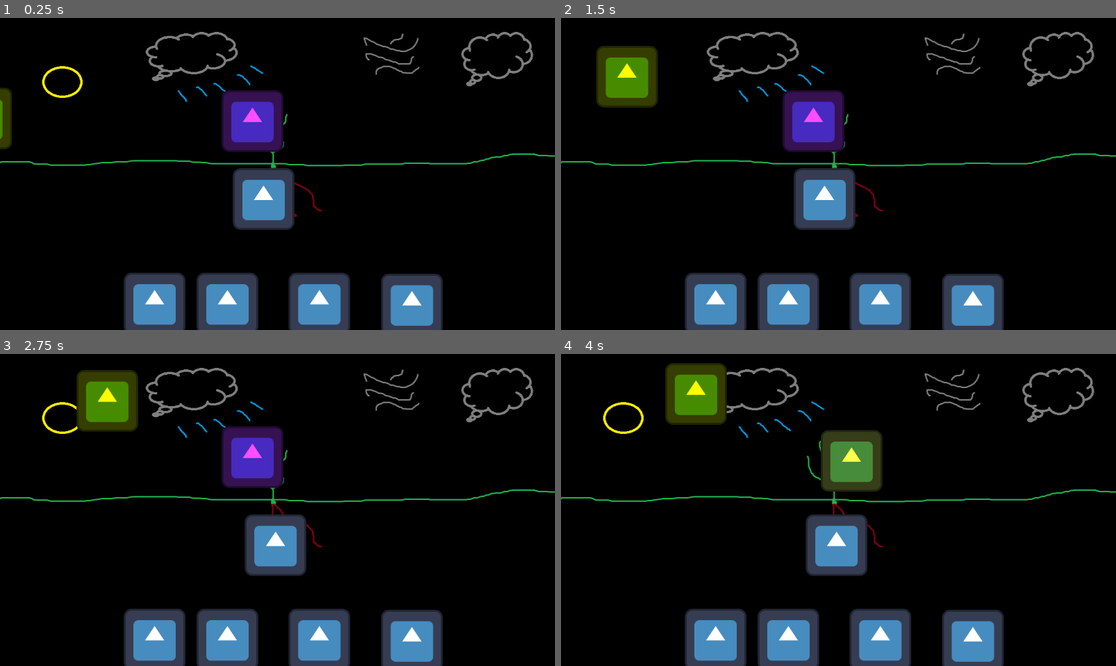
Above: before the commit, frames 1-4 (two rows, left to right).
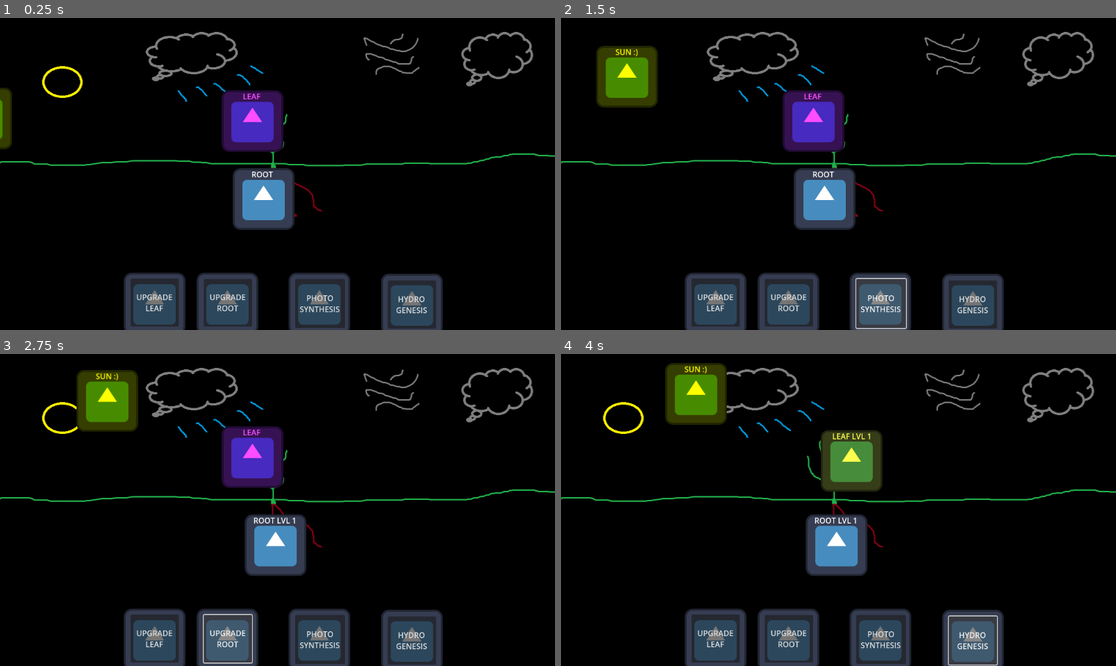
Above: after the commit, the same moments.

Repository: RadekGrzankowski/RatunkuJestemDrzewem
Game: Godot game, scene res://Scenes/Levels/my_level.tscn
Two runs of this game, one before a commit and one after it. Both use one fixed random seed, a clock stepped at 60 frames per second and the inputs below. The engine's default icon, where the game draws it, is replaced by a stand-in: a white triangle on a blue panel in a dark square.
Inputs (mouse positions are in pixels of both pictures, inside the frame that each line leads up to):
- Up to frame 1 (0.25 s): no input
- Up to frame 2 (1.5 s): click (971, 305) at 0.5 s; click (882, 305) at 1.25 s
- Up to frame 3 (2.75 s): click (227, 637) at 2 s
- Up to frame 4 (4 s): click (716, 637) at 2.75 s; click (971, 641) at 3.5 s

The runs differ from the first frame. In frame 1, 5.4% of the frame differs, in the area x 23-79%, y 24-100%; in frame 2, 5.2%; in frame 3, 5.3%; in frame 4, 5.4%.

Commit message:
Labele do UI

Diff:
--- a/Scenes/Levels/my_level.tscn
+++ b/Scenes/Levels/my_level.tscn
@@ -149,26 +149,188 @@
 position = Vector2(-104, 208)
 texture = ExtResource("2_x6d2e")
 
+[node name="Label" type="Label" parent="AnimationPlayer/PlaceholderSun"]
+offset_left = -63.0
+offset_top = -63.0
+offset_right = 62.0
+offset_bottom = 63.0
+text = "SUN :)"
+horizontal_alignment = 1
+
 [node name="PlaceholderRain" type="Sprite2D" parent="AnimationPlayer"]
 modulate = Color(0, 1, 1, 1)
 position = Vector2(-104, 50)
 texture = ExtResource("2_x6d2e")
 
+[node name="Label" type="Label" parent="AnimationPlayer/PlaceholderRain"]
+offset_left = -64.0
+offset_top = -64.0
+offset_right = 64.0
+offset_bottom = 63.0
+text = "RAIN"
+horizontal_alignment = 1
+
 [node name="PlaceholderWind" type="Sprite2D" parent="AnimationPlayer"]
 modulate = Color(0.823529, 0, 0.384314, 1)
 position = Vector2(1274, 45)
 texture = ExtResource("2_x6d2e")
 
+[node name="Label" type="Label" parent="AnimationPlayer/PlaceholderWind"]
+offset_left = -63.0
+offset_top = -64.0
+offset_right = 63.0
+offset_bottom = 63.0
+text = "WIND :O"
+horizontal_alignment = 1
+
 [node name="PlaceholderClouds" type="Sprite2D" parent="AnimationPlayer"]
 modulate = Color(0.435294, 0.411765, 0.423529, 1)
 position = Vector2(1270, 197)
 texture = ExtResource("2_x6d2e")
 
+[node name="Label" type="Label" parent="AnimationPlayer/PlaceholderClouds"]
+offset_left = -62.0
+offset_top = -63.0
+offset_right = 64.0
+offset_bottom = 64.0
+text = "CLOUDS"
+horizontal_alignment = 1
+
+[node name="Placeholder1" type="Sprite2D" parent="."]
+position = Vector2(577, 334)
+texture = ExtResource("1_ga0ca")
+
+[node name="Icon2" type="Sprite2D" parent="."]
+position = Vector2(472, 593)
+texture = ExtResource("2_x6d2e")
+
+[node name="Icon3" type="Sprite2D" parent="."]
+position = Vector2(663, 593)
+texture = ExtResource("2_x6d2e")
+
+[node name="Icon4" type="Sprite2D" parent="."]
+position = Vector2(855, 595)
+texture = ExtResource("2_x6d2e")
+
+[node name="Icon" type="Sprite2D" parent="."]
+modulate = Color(1, 0.301961, 1, 1)
+material = SubResource("CanvasItemMaterial_sv68v")
+position = Vector2(524, 214)
+texture = ExtResource("2_x6d2e")
+
+[node name="Label" type="Label" parent="Icon"]
+offset_left = -62.0
+offset_top = -63.0
+offset_right = 63.0
+offset_bottom = 63.0
+text = "LEAF "
+horizontal_alignment = 1
+
+[node name="Icon5" type="Sprite2D" parent="."]
+visible = false
+modulate = Color(1, 1, 0.305882, 1)
+position = Vector2(603, 222)
+texture = ExtResource("2_x6d2e")
+
+[node name="Label" type="Label" parent="Icon5"]
+offset_left = -62.0
+offset_top = -63.0
+offset_right = 64.0
+offset_bottom = 64.0
+text = "LEAF LVL 1"
+horizontal_alignment = 1
+
+[node name="Icon6" type="Sprite2D" parent="."]
+position = Vector2(321, 593)
+texture = ExtResource("2_x6d2e")
+
+[node name="Icon7" type="Sprite2D" parent="."]
+visible = false
+modulate = Color(1, 0.0784314, 0.129412, 1)
+position = Vector2(580, 184)
+texture = ExtResource("2_x6d2e")
+
+[node name="Label" type="Label" parent="Icon7"]
+offset_left = -61.0
+offset_top = -63.0
+offset_right = 64.0
+offset_bottom = 64.0
+text = "LEAF LVL 2"
+horizontal_alignment = 1
+
+[node name="Icon8" type="Sprite2D" parent="."]
+visible = false
+modulate = Color(0.0823529, 1, 0.305882, 1)
+position = Vector2(601, 223)
+texture = ExtResource("2_x6d2e")
+
+[node name="Label" type="Label" parent="Icon8"]
+offset_left = -62.0
+offset_top = -64.0
+offset_right = 63.0
+offset_bottom = 65.0
+text = "LEAF LVL 3"
+horizontal_alignment = 1
+
+[node name="Icon9" type="Sprite2D" parent="."]
+position = Vector2(547, 376)
+texture = ExtResource("2_x6d2e")
+
+[node name="Label" type="Label" parent="Icon9"]
+offset_left = -63.0
+offset_top = -63.0
+offset_right = 63.0
+offset_bottom = 64.0
+size_flags_horizontal = 4
+text = "ROOT "
+horizontal_alignment = 1
+
+[node name="Icon10" type="Sprite2D" parent="."]
+visible = false
+position = Vector2(572, 397)
+texture = ExtResource("2_x6d2e")
+
+[node name="Label" type="Label" parent="Icon10"]
+offset_left = -63.0
+offset_top = -63.0
+offset_right = 62.0
+offset_bottom = 62.0
+text = "ROOT LVL 1"
+horizontal_alignment = 1
+
+[node name="Icon11" type="Sprite2D" parent="."]
+visible = false
+position = Vector2(608, 375)
+texture = ExtResource("2_x6d2e")
+
+[node name="Label" type="Label" parent="Icon11"]
+offset_left = -62.0
+offset_top = -63.0
+offset_right = 64.0
+offset_bottom = 63.0
+text = "ROOT LVL 2"
+horizontal_alignment = 1
+
+[node name="Icon12" type="Sprite2D" parent="."]
+visible = false
+position = Vector2(553, 349)
+texture = ExtResource("2_x6d2e")
+
+[node name="Label" type="Label" parent="Icon12"]
+offset_left = -63.0
+offset_top = -63.0
+offset_right = 64.0
+offset_bottom = 62.0
+text = "ROOT LVL 3"
+horizontal_alignment = 1
+
 [node name="ButtonRain" type="Button" parent="."]
-offset_left = 800.0
+offset_left = 805.0
 offset_top = 545.0
-offset_right = 908.0
-offset_bottom = 643.0
+offset_right = 905.0
+offset_bottom = 645.0
+text = "HYDRO
+GENESIS"
 script = ExtResource("1_pq68u")
 
 [node name="TimerRain" type="Timer" parent="ButtonRain"]
@@ -176,10 +338,12 @@
 one_shot = true
 
 [node name="ButtonSun" type="Button" parent="."]
-offset_left = 611.0
-offset_top = 545.0
-offset_right = 714.0
-offset_bottom = 647.0
+offset_left = 613.0
+offset_top = 542.0
+offset_right = 716.0
+offset_bottom = 644.0
+text = "PHOTO
+SYNTHESIS"
 script = ExtResource("1_pbcqo")
 
 [node name="TimerSun" type="Timer" parent="ButtonSun"]
@@ -191,6 +355,8 @@
 offset_top = 542.0
 offset_right = 523.0
 offset_bottom = 641.0
+text = "UPGRADE
+ROOT"
 script = ExtResource("1_w6pl6")
 
 [node name="TimerRoot" type="Timer" parent="ButtonRoot"]
@@ -198,79 +364,18 @@
 one_shot = true
 
 [node name="ButtonLeaf" type="Button" parent="."]
-offset_left = 275.0
-offset_top = 535.0
-offset_right = 317.0
-offset_bottom = 554.0
-scale = Vector2(2.32447, 5.44001)
+offset_left = 271.0
+offset_top = 541.0
+offset_right = 371.0
+offset_bottom = 641.0
+size_flags_horizontal = 0
+text = "UPGRADE
+LEAF"
 script = ExtResource("3_8x1bp")
 
 [node name="TimerLeaf" type="Timer" parent="ButtonLeaf"]
 wait_time = 10.0
 one_shot = true
-
-[node name="Placeholder1" type="Sprite2D" parent="."]
-position = Vector2(577, 334)
-texture = ExtResource("1_ga0ca")
-
-[node name="Icon2" type="Sprite2D" parent="."]
-position = Vector2(472, 593)
-texture = ExtResource("2_x6d2e")
-
-[node name="Icon3" type="Sprite2D" parent="."]
-position = Vector2(663, 593)
-texture = ExtResource("2_x6d2e")
-
-[node name="Icon4" type="Sprite2D" parent="."]
-position = Vector2(855, 595)
-texture = ExtResource("2_x6d2e")
-
-[node name="Icon" type="Sprite2D" parent="."]
-modulate = Color(1, 0.301961, 1, 1)
-material = SubResource("CanvasItemMaterial_sv68v")
-position = Vector2(524, 214)
-texture = ExtResource("2_x6d2e")
-
-[node name="Icon5" type="Sprite2D" parent="."]
-visible = false
-modulate = Color(1, 1, 0.305882, 1)
-position = Vector2(603, 222)
-texture = ExtResource("2_x6d2e")
-
-[node name="Icon6" type="Sprite2D" parent="."]
-position = Vector2(321, 593)
-texture = ExtResource("2_x6d2e")
-
-[node name="Icon7" type="Sprite2D" parent="."]
-visible = false
-modulate = Color(1, 0.0784314, 0.129412, 1)
-position = Vector2(580, 184)
-texture = ExtResource("2_x6d2e")
-
-[node name="Icon8" type="Sprite2D" parent="."]
-visible = false
-modulate = Color(0.0823529, 1, 0.305882, 1)
-position = Vector2(603, 222)
-texture = ExtResource("2_x6d2e")
-
-[node name="Icon9" type="Sprite2D" parent="."]
-position = Vector2(547, 376)
-texture = ExtResource("2_x6d2e")
-
-[node name="Icon10" type="Sprite2D" parent="."]
-visible = false
-position = Vector2(572, 397)
-texture = ExtResource("2_x6d2e")
-
-[node name="Icon11" type="Sprite2D" parent="."]
-visible = false
-position = Vector2(608, 375)
-texture = ExtResource("2_x6d2e")
-
-[node name="Icon12" type="Sprite2D" parent="."]
-visible = false
-position = Vector2(553, 349)
-texture = ExtResource("2_x6d2e")
 
 [node name="AudioStreamPlayer" type="AudioStreamPlayer" parent="."]
 script = ExtResource("5_m35lm")
